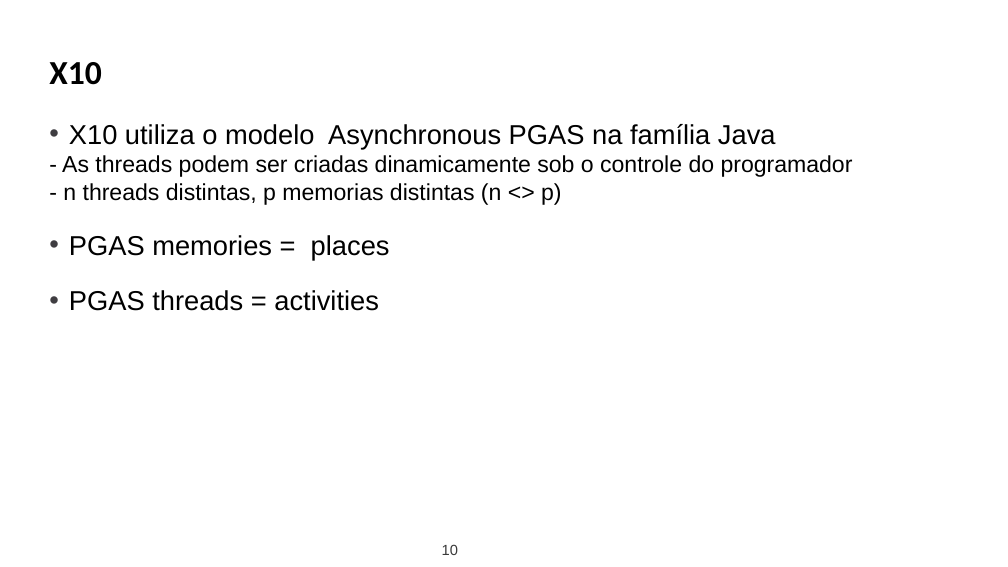
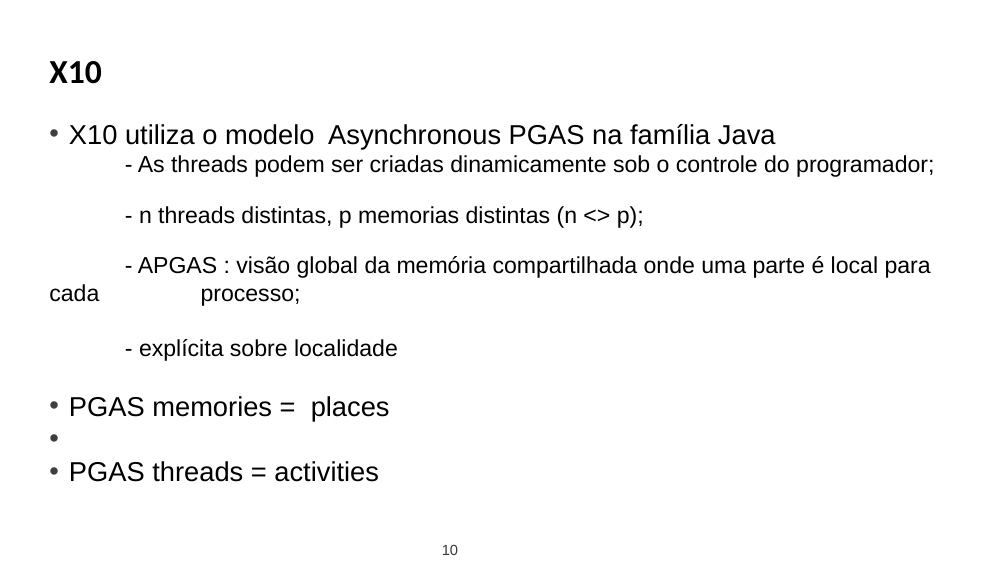
Before and after one commit to lquatrin/inf2591, a slide deck: slide 10 of x10.pptx. Drawn at 1008x567 pixels with LibreOffice and Linux fonts; fonts in the diff are those of the drawing. Boxes give left, top, right and bottom in pixels: in the first picture for what was removed or moved away, otherwise in the second. Text is boxed around its words. In the diff, an @@ line names an element or a change of style, - is before the commit and + after.

```diff
--- a/x10.pptx
+++ b/x10.pptx
@@ text at bbox=[138, 155, 934, 361]: text changed @@
-- As threads podem ser criadas dinamicamente sob o controle do programador
-- n threads distintas, p memorias distintas (n <> p)
+- As threads podem ser criadas dinamicamente sob o controle do programador;
+- n threads distintas, p memorias distintas (n <> p);
+- APGAS : visão global da memória compartilhada onde uma parte é local para cada processo;
+- explícita sobre localidade
```
Also in this commit, not shown: 14 other slides changed, 4 slides added, 2 slides removed, 4 other files.
